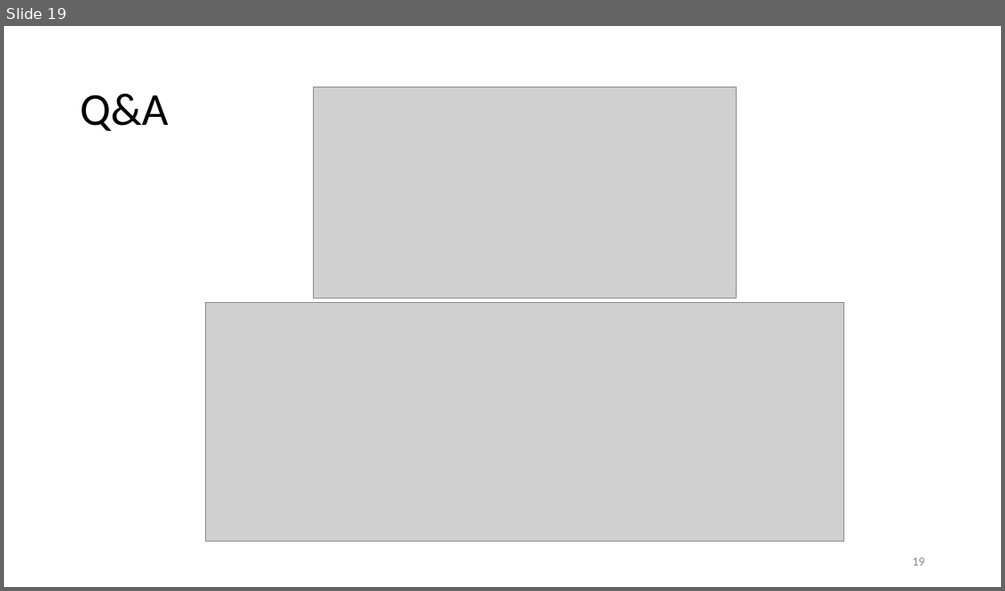
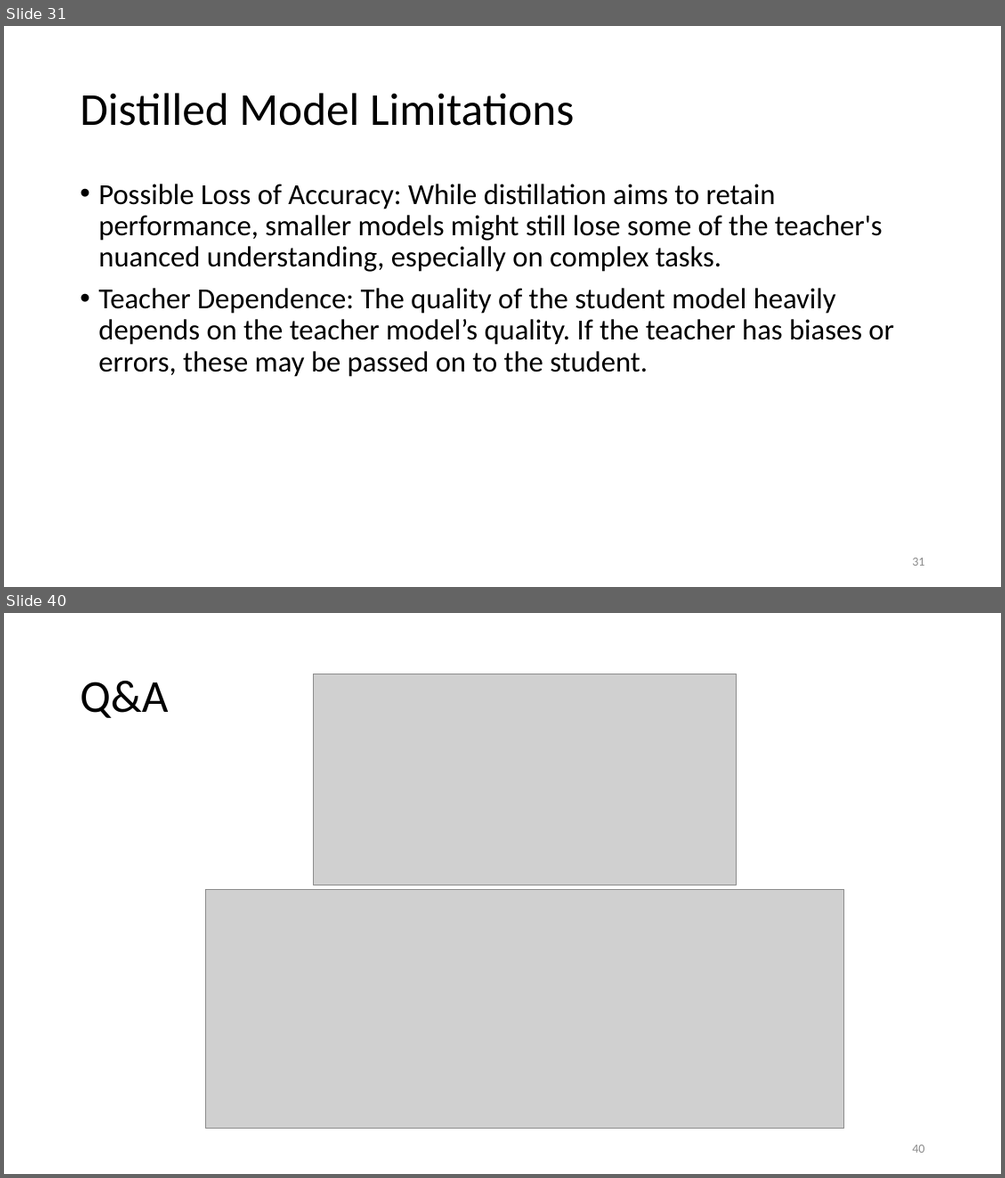
Before and after one commit to motazsaad/NLP-Seminar, a slide deck: slides/LLMs/Transfer learning (finetunning).pptx. Shown one above the other, each under a label of ours: slide 19 before the commit, slides 31 and 40 after it; the slides between them are not shown. The pictures are 1005x591 and 1005x1178 pixels, drawn with LibreOffice and Linux fonts; fonts in the diff are those of the drawing; grey boxes stand for pictures. Boxes give left, top, right and bottom in pixels: in the first picture for what was removed or moved away, otherwise in the second. Text is boxed around its words. In the diff, an @@ line names an element or a change of style, - is before the commit and + after.

```diff
--- a/slides/LLMs/Transfer learning (finetunning).pptx
+++ b/slides/LLMs/Transfer learning (finetunning).pptx
@@ slide 31 added at <box>4,26,1001,587</box>, background #FFFFFF @@
@@ title added at <box>80,93,574,126</box>, 44 pt, text #000000 @@
+Distilled Model Limitations
@@ text added at <box>98,184,894,377</box>, 28 pt, text #000000 @@
+• Possible Loss of Accuracy: While distillation aims to retain performance, smaller models might still lose some of the teacher's nuanced understanding, especially on complex tasks.
+• Teacher Dependence: The quality of the student model heavily depends on the teacher model’s quality. If the teacher has biases or errors, these may be passed on to the student.
@@ page number added at <box>912,557,924,565</box>, 12 pt, text #8C8C8C @@
+31
@@ what was slide 19 is now slide 40 @@
@@ page number at <box>912,1144,924,1152</box>: text changed @@
-19
+40
```
Also in this commit, not shown: 7 slides changed, 22 other slides added, 2 slides removed, 5 other files.
